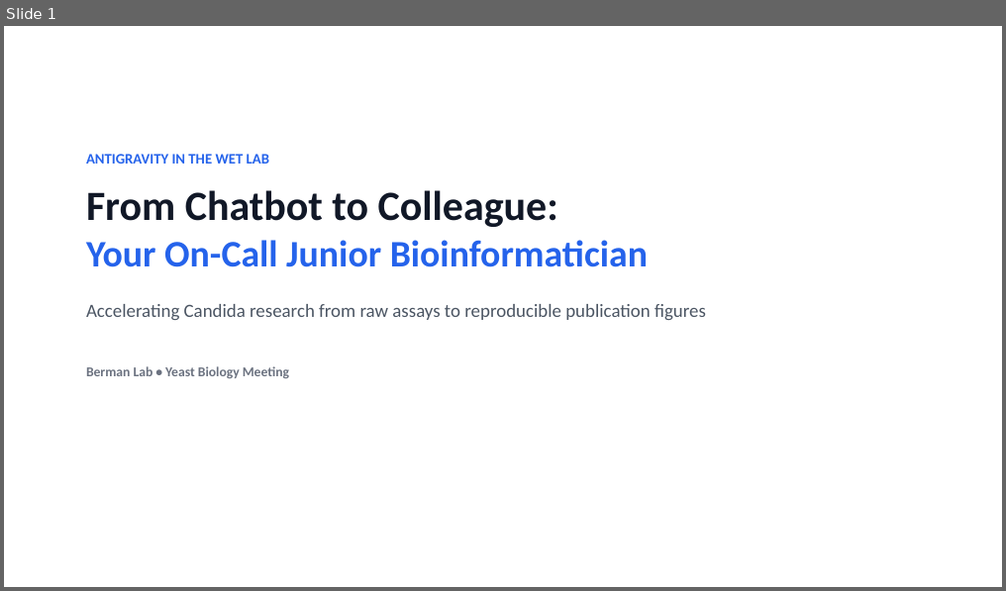
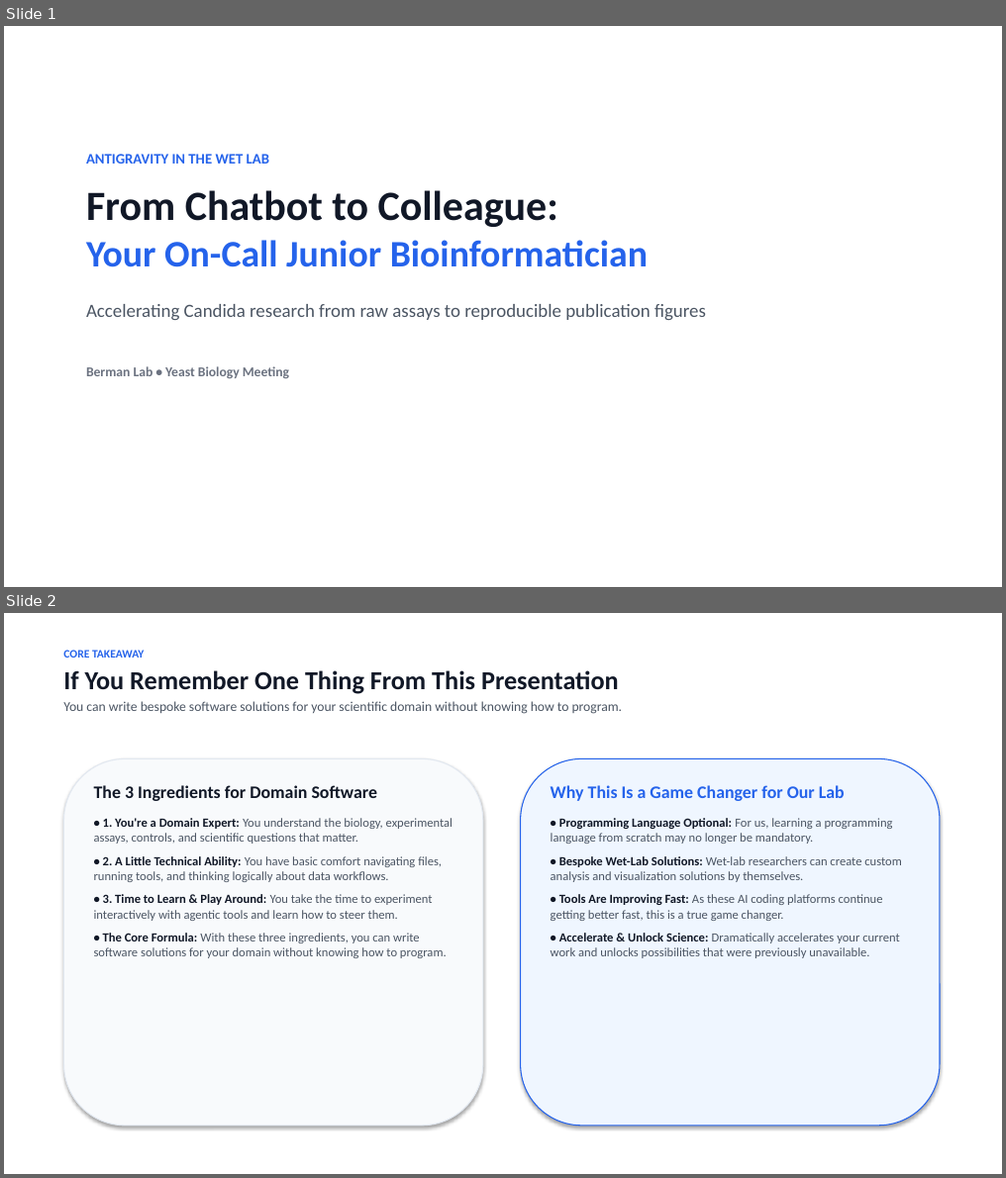
Before and after one commit to berman-lab/antigravity-intoduction-presentation, a slide deck: antigravity_lab_presentation.pptx. Shown one above the other, each under a label of ours: slide 1 before the commit, slides 1 and 2 after it. The pictures are 1006x591 and 1006x1178 pixels, drawn with LibreOffice and Linux fonts; fonts in the diff are those of the drawing. Boxes give left, top, right and bottom in pixels: in the first picture for what was removed or moved away, otherwise in the second. Text is boxed around its words. In the diff, an @@ line names an element or a change of style, - is before the commit and + after.

Commit message:
Update presentation deck with core takeaway, pipeline figures, and Git tree schematic

```diff
--- a/antigravity_lab_presentation.pptx
+++ b/antigravity_lab_presentation.pptx
@@ slide 2 added at <box>4,613,1002,1174</box>, background #FFFFFF @@
@@ text added at <box>63,650,623,714</box>, 13 pt, text #4B5563 @@
+CORE TAKEAWAY
+If You Remember One Thing From This Presentation
+You can write bespoke software solutions for your scientific domain without knowing how to program.
@@ rounded rectangle added at <box>63,759,483,1126</box>, fill #F8FAFC, outline #E2E8F0 1 pt @@
@@ rounded rectangle added at <box>521,759,940,1126</box>, fill #EFF6FF, outline #2563EB 1 pt @@
@@ text added at <box>94,785,452,959</box>, 12 pt, text #4B5563 @@
+The 3 Ingredients for Domain Software
+• 1. You're a Domain Expert: You understand the biology, experimental assays, controls, and scientific questions that matter.
+• 2. A Little Technical Ability: You have basic comfort navigating files, running tools, and thinking logically about data workflows.
+• 3. Time to Learn & Play Around: You take the time to experiment interactively with agentic tools and learn how to steer them.
+• The Core Formula: With these three ingredients, you can write software solutions for your domain without knowing how to program.
@@ text added at <box>550,785,901,959</box>, 12 pt, text #4B5563 @@
+Why This Is a Game Changer for Our Lab
+• Programming Language Optional: For us, learning a programming language from scratch may no longer be mandatory.
+• Bespoke Wet-Lab Solutions: Wet-lab researchers can create custom analysis and visualization solutions by themselves.
+• Tools Are Improving Fast: As these AI coding platforms continue getting better fast, this is a true game changer.
+• Accelerate & Unlock Science: Dramatically accelerates your current work and unlocks possibilities that were previously unavailable.
```
Also in this commit, not shown: 2 slides changed, 1 other slide added, 1 slide removed, 9 other files.
